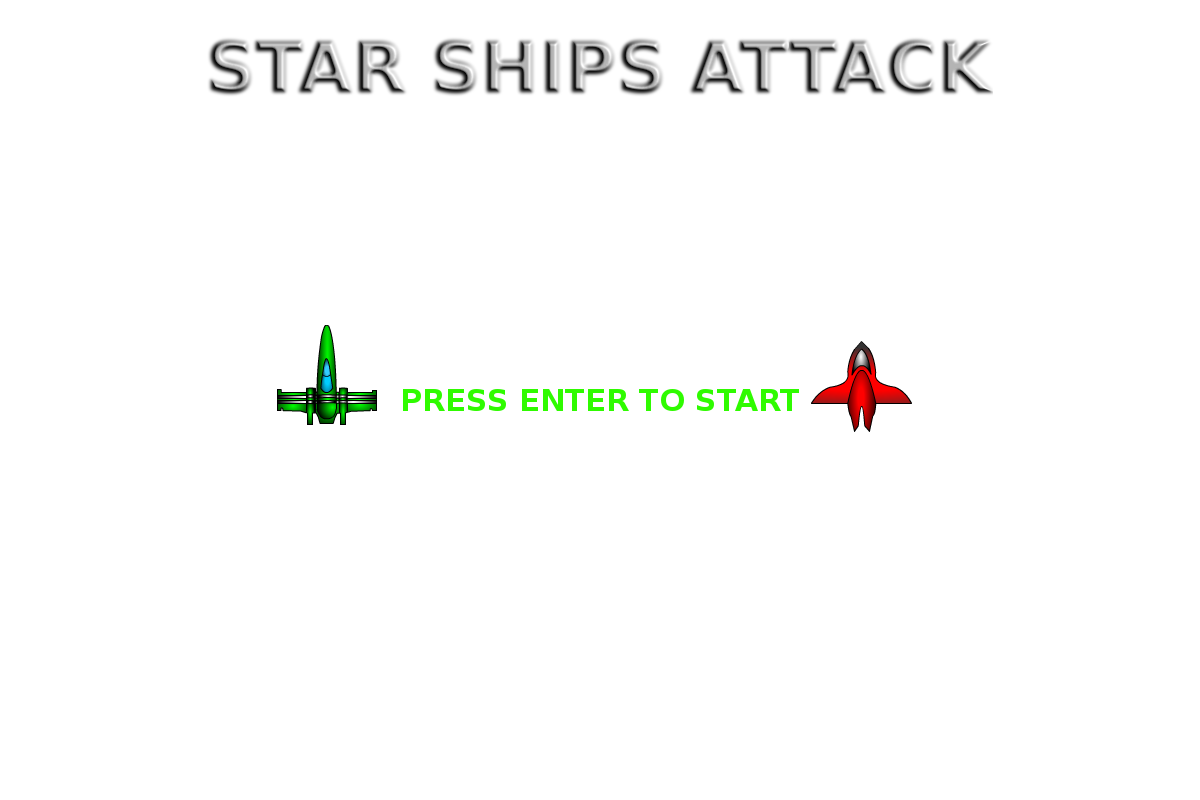
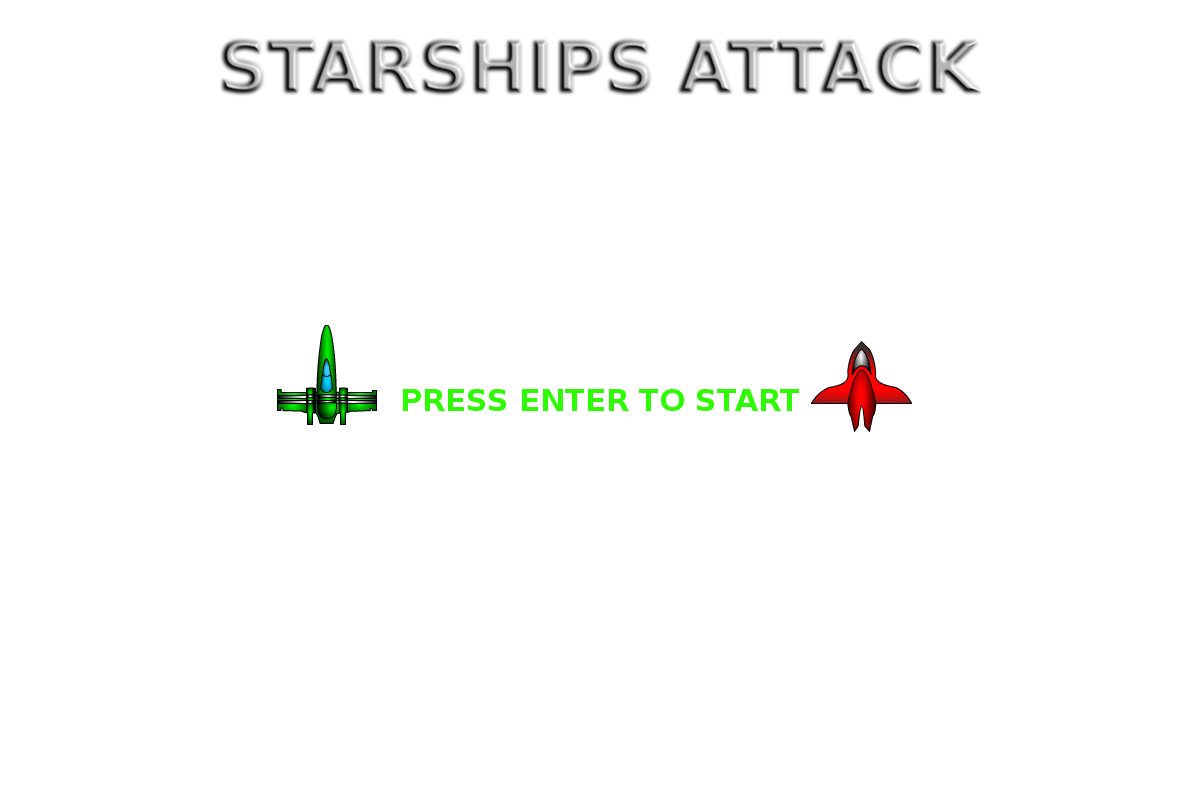
Two versions of the same layered image (1200×800). Layer-by-layer changes:
renamed "STAR SHIPS ATTACK" to "STARSHIPS ATTACK", painted on it over [207, 37, 993, 97]
